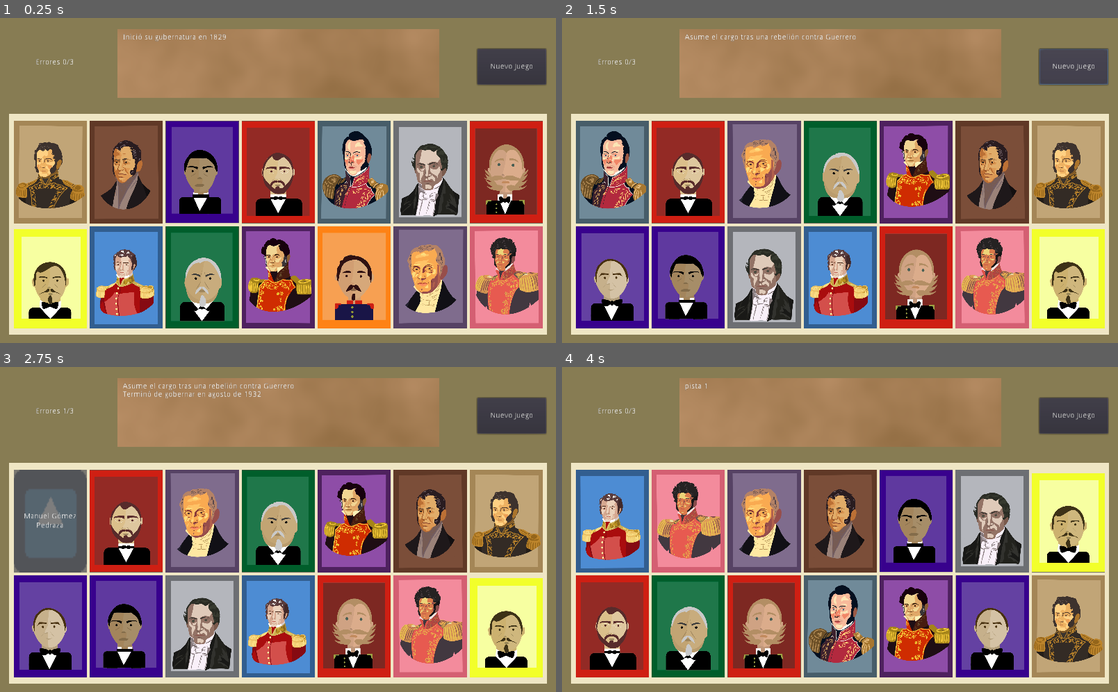
Above: before the commit, frames 1-4 (two rows, left to right).
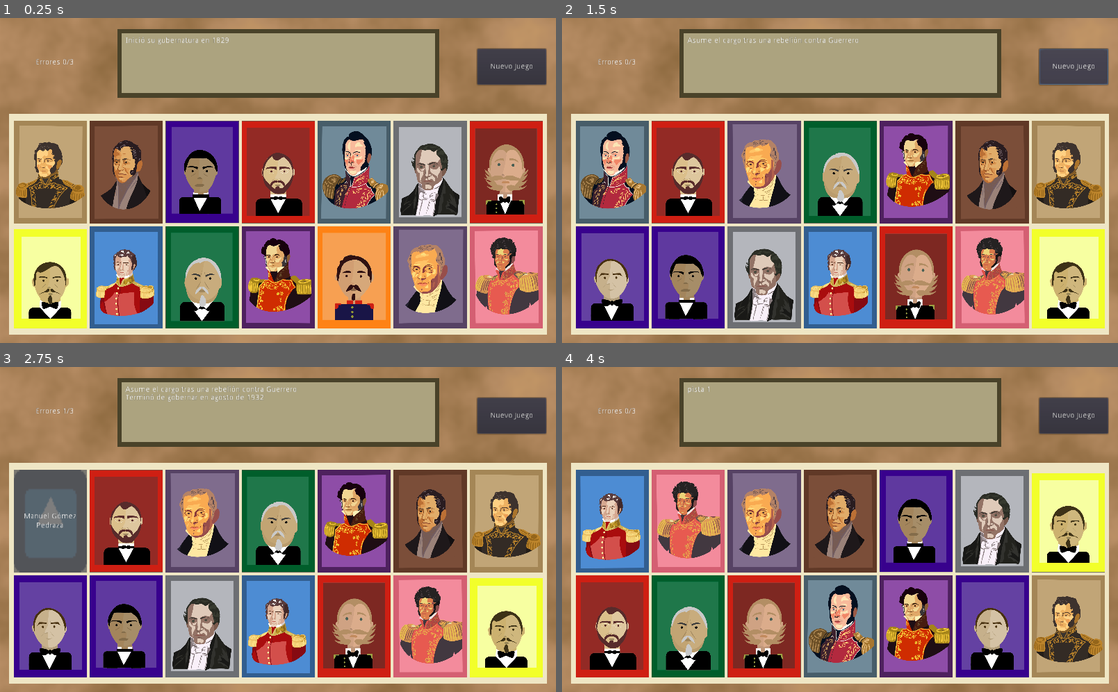
Above: after the commit, the same moments.

Repository: BryanWi/AdivinaQuien
Game: Godot game, scene res://game/Game.tscn
Same seed, same stepped clock (60 frames per second), same inputs: the game is played once before the commit and once after it. The engine's default icon, where the game draws it, is replaced by a stand-in: a white triangle on a blue panel in a dark square. Sound files missing from this copy of the repository are replaced by a short silence.
Inputs (mouse positions are in pixels of both pictures, inside the frame that each line leads up to):
- Up to frame 1 (0.25 s): no input
- Up to frame 2 (1.5 s): click "Nuevo Juego" at 0.5 s; click "Nuevo Juego" at 1.25 s
- Up to frame 3 (2.75 s): click (50, 519) at 2 s
- Up to frame 4 (4 s): click (689, 519) at 2.75 s; click (762, 519) at 3.5 s

The runs differ from the first frame. In frame 1, 28% of the frame differs, in the area x 0-100%, y 0-100%; in frame 2, 28%; in frame 3, 28%; in frame 4, 28%.

Commit message:
sonidos y borrado de comentarios y código no usado

Diff:
--- a/game/Game.gd
+++ b/game/Game.gd
@@ -1,21 +1,19 @@
 extends Control
 
-
-# Declare member variables here. Examples:
-# var a = 2
-# var b = "text"
 onready var tarjeta = preload("res://game/assets/tarjeta.tscn")
 
 var respuesta:String
 var presi:String
-var n_pista:int = 0
 var pistas: Array
 var errores:int = 0
 
-var TARJETAS_TABLERO = 14
+const TARJETAS_TABLERO = 14
 
 onready var pistasLabel = $FondoPistas/Pistas
 onready var tablero = $FondoTablero/Tablero
+
+var arch: Array = read_json_file("res://game/assets/archivo_info.json")
+var doc : Dictionary
 
 func _ready():
 	for i in arch.size():
@@ -26,39 +24,38 @@
 	new_game()
 
 
-var arch: Array = read_json_file("res://game/assets/archivo_info.json")
-var doc : Dictionary
-
-
 func new_game():
 	print("\nNuevo Juego")
 	pistasLabel.text = ""
 	errores = 0
-	n_pista = 0
 	pistas = []
 	$Error_Label.text = "Errores "+str(errores)+"/3"
 
+	#vacíamos el tablero actual
 	for item in tablero.get_children():
 		item.queue_free()
 
-	randomize()
-	var keys = doc.keys()
-	var rand_index = fmod(randi() , keys.size())
+	randomize() #Genera una nueva seed para más aleatoriedad
+	var keys = doc.keys() #Tomamos las llaves del diccionario con los presidentes
+	var rand_index = fmod(randi() , keys.size()) #índice aleatorio para seleccionar el presidente de la lista de llaves
 
-	presi = keys.pop_at(rand_index)
-	var opciones = [presi]
-	pistas = [] + doc[presi]["pistas"]
-	pistas.shuffle()
+	presi = keys.pop_at(rand_index) # Se selecciona al prsidente
+	var opciones = [presi] # Se agrega el presidente elegido a las opciones que habrá en esta partida
+	pistas = [] + doc[presi]["pistas"] # Se guardan las pistas del presidente elegido
+	pistas.shuffle() # Se aleatoriza el orden de las pistas
 
-	respuesta = doc[presi]["nombre"]
+	respuesta = doc[presi]["nombre"] # Se guarda la respuest actual
 	print(respuesta)
 
+	# Se llena el Array de opciones con presidentes aleatorios restantes, encargándose de no repetir ninguno
 	for _i in range(TARJETAS_TABLERO-1):
 		var rand_ind = fmod(randi() , keys.size())
 		opciones.append(keys.pop_at(rand_ind))
 
+	#Se aleatoriza el orden de las opciones, pues sino la correcta siempre estaría primero
 	opciones.shuffle()
 
+	# Se agregan las tarjetas al tablero conteniendo cada una de las opciones guardadas
 	for i in range(TARJETAS_TABLERO):
 		var T = tarjeta.instance()
 		var p_nombre = doc[opciones[i]]["nombre"]
@@ -66,6 +63,8 @@
 		T.set_Data(p_nombre, image_path)
 		T.connect("send_respuesta",self,"check_answer")
 		tablero.add_child(T)
+
+	# Se coloca la primer pista
 	set_pista()
 
 
@@ -75,7 +74,7 @@
 		game_won()
 	else:
 		print("incorrecto")
-		$Sonidos/error_fx.play()
+		play_sound("error")
 		errores += 1
 		$Error_Label.text = "Errores "+str(errores)+"/3"
 		if errores == 3:
@@ -95,21 +94,16 @@
 
 func set_pista():
 	pistasLabel.text += pistas.pop_at(0) + "\n"
-	n_pista += 1
-	if n_pista >= doc[presi]["pistas"].size():
-		n_pista = 0
-	print("n_pista: ", n_pista, " pistas: ", doc[presi]["pistas"].size())
 
 func _on_NuevoJuego_button_down():
 	new_game()
 
-func play_sound(sonido:String) ->void:
-	pass
+func play_sound(sonido: String) ->void:
 	match sonido:
 		"Win":
 			$Sonidos/win_fx.play()
 		"error":
-			pass
+			$Sonidos/error_fx.play()
 
 
 func _on_win_fx_finished():
--- a/game/Game.tscn
+++ b/game/Game.tscn
@@ -1,9 +1,10 @@
-[gd_scene load_steps=6 format=2]
+[gd_scene load_steps=7 format=2]
 
-[ext_resource path="res://sonidos/Sonido Victoria.wav" type="AudioStream" id=1]
+[ext_resource path="res://assets/sonidos/Sonido Victoria.wav" type="AudioStream" id=1]
 [ext_resource path="res://game/Game.gd" type="Script" id=2]
-[ext_resource path="res://sonidos/Sonido Error.wav" type="AudioStream" id=3]
-[ext_resource path="res://assets/texturas/image.png" type="Texture" id=4]
+[ext_resource path="res://assets/sonidos/Sonido Error.wav" type="AudioStream" id=3]
+[ext_resource path="res://assets/texturas/image2.png" type="Texture" id=4]
+[ext_resource path="res://assets/sonidos/Nivel 1.mp3" type="AudioStream" id=5]
 
 [sub_resource type="Theme" id=1]
 
@@ -15,7 +16,13 @@
 [node name="ColorRect" type="ColorRect" parent="."]
 anchor_right = 1.0
 anchor_bottom = 1.0
-color = Color( 0.529412, 0.486275, 0.32549, 1 )
+color = Color( 0.643137, 0.545098, 0.337255, 1 )
+
+[node name="TextureRect" type="TextureRect" parent="."]
+anchor_right = 1.0
+anchor_bottom = 1.0
+texture = ExtResource( 4 )
+stretch_mode = 2
 
 [node name="FondoTablero" type="ColorRect" parent="."]
 anchor_left = 0.5
@@ -59,24 +66,29 @@
 margin_top = 20.0
 margin_right = 297.0
 margin_bottom = 147.0
-color = Color( 0.454902, 0.415686, 0.27451, 1 )
+color = Color( 0.286275, 0.258824, 0.160784, 1 )
 
-[node name="TextureRect" type="TextureRect" parent="FondoPistas"]
-anchor_right = 1.0
-anchor_bottom = 1.0
-texture = ExtResource( 4 )
-expand = true
-stretch_mode = 2
+[node name="FondoTablero" type="ColorRect" parent="FondoPistas"]
+anchor_left = 0.5
+anchor_top = 0.5
+anchor_right = 0.5
+anchor_bottom = 0.5
+margin_left = -288.5
+margin_top = -55.5
+margin_right = 288.5
+margin_bottom = 55.5
+theme = SubResource( 1 )
+color = Color( 0.67451, 0.639216, 0.498039, 1 )
 
 [node name="Pistas" type="RichTextLabel" parent="FondoPistas"]
 anchor_left = 0.5
 anchor_top = 0.5
 anchor_right = 0.5
 anchor_bottom = 0.5
-margin_left = -286.5
-margin_top = -54.5
-margin_right = 286.5
-margin_bottom = 54.5
+margin_left = -281.5
+margin_top = -48.5
+margin_right = 281.5
+margin_bottom = 48.5
 
 [node name="Sonidos" type="Control" parent="."]
 margin_right = 40.0
@@ -89,6 +101,12 @@
 [node name="error_fx" type="AudioStreamPlayer" parent="Sonidos"]
 stream = ExtResource( 3 )
 volume_db = -8.667
+mix_target = 1
+
+[node name="error_fx2" type="AudioStreamPlayer" parent="Sonidos"]
+stream = ExtResource( 5 )
+volume_db = -11.133
+autoplay = true
 mix_target = 1
 
 [node name="Error_Label" type="Label" parent="."]
--- a/game/assets/tarjeta.gd
+++ b/game/assets/tarjeta.gd
@@ -1,48 +1,20 @@
 extends TextureButton
 
+signal send_respuesta(respuesta,button_name)
 
-signal send_respuesta(respuesta,button_name)
 var NOMBRE:String
 
-
-func _ready():
-	pass # Replace with function body.
-	#set_Data("Porfirio Díaz", "diaz_porfirio_2.jpg")
-	#print(list_files_in_directory("res://imagenes/"))
 
 func set_Data(nombre: String, image_path: String):
 	NOMBRE = nombre
 	name = nombre
 	$ColorRect/Label.text = nombre
 	$ColorRect.visible = false
-#	var image = Image.new()
-#	image.load("res://imagenes/" + image_path)
-#	var t = ImageTexture.new()
-#	t.create_from_image(image)
-#	self.texture_normal = t
 	self.texture_normal = load("res://imagenes/" + image_path)
 
 
 func _on_tarjeta_button_down():
 	emit_signal("send_respuesta",NOMBRE,name)
-
-
-func list_files_in_directory(path):
-	var files = []
-	var dir = Directory.new()
-	dir.open(path)
-	dir.list_dir_begin()
-
-	while true:
-		var file = dir.get_next()
-		if file == "":
-			break
-		elif not file.begins_with("."):
-			files.append(file)
-
-	dir.list_dir_end()
-
-	return files
 
 
 func _on_tarjeta_mouse_entered():
Not shown, added: assets/sonidos/Nivel 1.mp3.import
Not shown, changed: assets/sonidos/Sonido Error.wav.import
Not shown, changed: assets/sonidos/Sonido Victoria.wav.import
Binary file added: assets/texturas/image2.png
Not shown, changed: assets/texturas/image2.png.import
Not shown, added: export_presets.cfg
Binary file removed: imagenes/AMLO.jpg
Not shown, removed: imagenes/AMLO.jpg.import
Binary file removed: imagenes/diaz_porfirio_2.jpg
Not shown, added: assets/sonidos/Nivel 1.mp3
Not shown, added: assets/sonidos/Sonido Error.wav
Not shown, added: assets/sonidos/Sonido Victoria.wav
